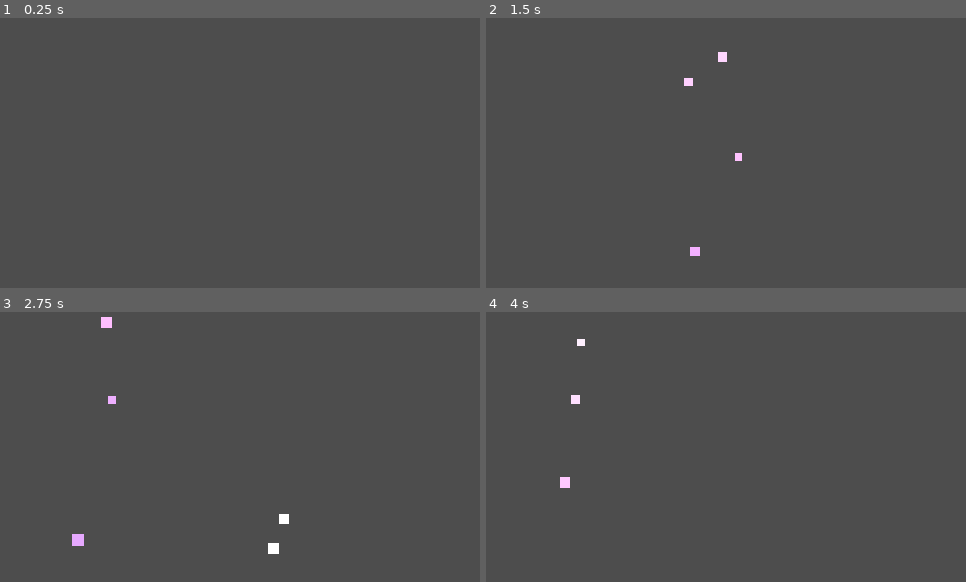
Above: before the commit, frames 1-4 (two rows, left to right).
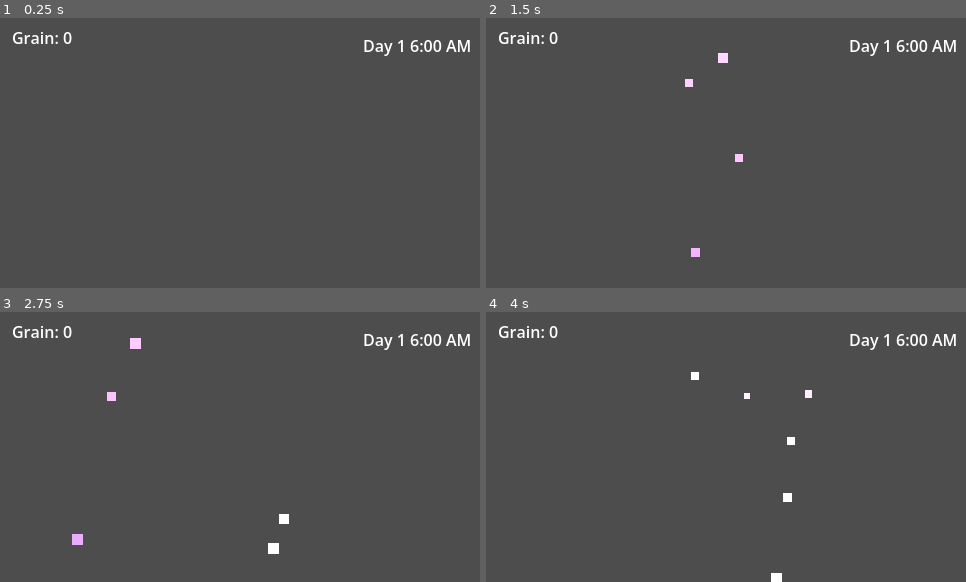
Above: after the commit, the same moments.

Repository: Steveo7711/FieldsOfGlow
Game: Godot game, scene res://scenes/fields/Field1.tscn
The game is run twice, just before and just after one commit, with the same random seed, the same clock (stepped at 60 frames per second) and the same inputs. The engine's default icon, where the game draws it, is replaced by a stand-in: a white triangle on a blue panel in a dark square.
Inputs:
- Up to frame 1 (0.25 s): no input
- Up to frame 2 (1.5 s): tap Enter at 0.5 s; hold D (move_right) 0.53-1.28 s; hold E (interact) 0.53-1.28 s; hold S (move_down) from 1.28 s (still down); tap E (interact) at 1.35 s
- Up to frame 3 (2.75 s): release S (move_down) at 2.03 s; hold D (move_right) from 2.03 s (still down); hold E (interact) from 2.03 s (still down)
- Up to frame 4 (4 s): release D (move_right) at 2.78 s; release E (interact) at 2.78 s; hold W (move_up) 2.78-3.53 s; tap E (interact) at 2.85 s; hold A (move_left) from 3.53 s (still down); hold E (interact) from 3.53 s (still down)

The runs differ from the first frame. In frame 1, 0.7% of the frame differs, in the area x 2-98%, y 5-15%; in frame 2, 0.8%; in frame 3, 1.0%; in frame 4, 1.2%, in the area x 2-98%, y 5-100%.

Commit message:
Phase 3 Card 1: HUD working, harvest prompt, resource display, field config

Diff:
--- a/autoloads/GameManager.gd
+++ b/autoloads/GameManager.gd
@@ -3,8 +3,28 @@
 enum GameState { PLAYING, PAUSED, RETURNING }
 
 var current_state: GameState = GameState.PLAYING
-var current_field: String = "Field1"
+var current_field: String = "field1"
+
+func _ready() -> void:
+	EventBus.game_state_changed.connect(_on_game_state_changed)
 
 func set_state(new_state: GameState) -> void:
 	current_state = new_state
 	EventBus.game_state_changed.emit(current_state)
+
+func _on_game_state_changed(state: GameState) -> void:
+	match state:
+		GameState.PAUSED:
+			TimeManager.pause()
+		GameState.PLAYING:
+			TimeManager.resume()
+
+func change_field(field_id: String) -> void:
+	current_field = field_id
+	DataManager.save()
+	var field_path = "res://scenes/fields/%s.tscn" % field_id.capitalize()
+	get_tree().change_scene_to_file(field_path)
+
+func _input(event: InputEvent) -> void:
+	if event.is_action_pressed("ui_cancel"):
+		DataManager.save()
--- a/autoloads/TimeManager.gd
+++ b/autoloads/TimeManager.gd
@@ -1,6 +1,6 @@
 extends Node
 
-const TICK_INTERVAL: float = 30.0
+const TICK_INTERVAL: float = 3.0
 const TICKS_PER_HOUR: int = 2
 const HOURS_PER_DAY: int = 24
 
--- a/scenes/Player/player.tscn
+++ b/scenes/Player/player.tscn
@@ -16,7 +16,7 @@
 [sub_resource type="CircleShape2D" id="CircleShape2D_1kbk7"]
 radius = 40.0
 
-[node name="Player" type="CharacterBody2D" unique_id=1924952034]
+[node name="Player" type="CharacterBody2D" unique_id=1924952034 groups=["player"]]
 script = ExtResource("1_cyojo")
 
 [node name="CollisionShape2D" type="CollisionShape2D" parent="." unique_id=1788573101]
--- a/scenes/fields/Field1.gd
+++ b/scenes/fields/Field1.gd
@@ -1,4 +1,8 @@
 extends Node2D
 
+@export var field_config: FieldConfig
+
 func _ready() -> void:
-	pass
+	if field_config:
+		print("Loaded field: ", field_config.field_name)
+	DataManager.load()
--- a/scenes/fields/Field1.tscn
+++ b/scenes/fields/Field1.tscn
@@ -2,12 +2,14 @@
 
 [ext_resource type="Texture2D" uid="uid://dh201hgplqf6c" path="res://icon.svg" id="1_1ovnd"]
 [ext_resource type="Script" uid="uid://bfj8qiwfeim2u" path="res://scenes/fields/Field1.gd" id="1_803vu"]
+[ext_resource type="Resource" uid="uid://cl33u60s7yomf" path="res://scripts/resources/fields/field1_config.tres" id="2_elteb"]
 [ext_resource type="PackedScene" uid="uid://brew6757gp78x" path="res://scenes/Player/player.tscn" id="2_jmxhy"]
 [ext_resource type="Script" uid="uid://d2ys6vplw8kte" path="res://scripts/fields/DayNightCycle.gd" id="3_dsrp2"]
 [ext_resource type="PackedScene" uid="uid://bdhcbc5d7g2t3" path="res://scenes/crops/CropTile.tscn" id="6_xdnyi"]
 [ext_resource type="PackedScene" uid="uid://bm86118qsp8ys" path="res://scenes/spirits/Sunbell.tscn" id="6_y0a3u"]
 [ext_resource type="PackedScene" uid="uid://d0w5v5ep3xsmh" path="res://scenes/spirits/Wispkin.tscn" id="7_elteb"]
 [ext_resource type="PackedScene" uid="uid://ca877bboyofbf" path="res://scenes/spirits/Glimmerling.tscn" id="8_i7jnl"]
+[ext_resource type="PackedScene" uid="uid://dj5dttoixl5dh" path="res://scenes/ui/HUD.tscn" id="10_i7jnl"]
 
 [sub_resource type="TileSetAtlasSource" id="TileSetAtlasSource_jmxhy"]
 texture = ExtResource("1_1ovnd")
@@ -47,6 +49,7 @@
 
 [node name="Field1" type="Node2D" unique_id=71119319]
 script = ExtResource("1_803vu")
+field_config = ExtResource("2_elteb")
 
 [node name="TileMapLayer" type="TileMapLayer" parent="." unique_id=1096884257]
 tile_set = SubResource("TileSet_803vu")
@@ -94,7 +97,40 @@
 position = Vector2(108, 117)
 
 [node name="CropTile" parent="." unique_id=280209015 instance=ExtResource("6_xdnyi")]
-position = Vector2(81, 85)
+position = Vector2(214, 167)
+
+[node name="CropTile2" parent="." unique_id=58234127 instance=ExtResource("6_xdnyi")]
+position = Vector2(168, 80)
+
+[node name="CropTile3" parent="." unique_id=1326378150 instance=ExtResource("6_xdnyi")]
+position = Vector2(367, 83)
+
+[node name="CropTile4" parent="." unique_id=775890552 instance=ExtResource("6_xdnyi")]
+position = Vector2(399, 223)
+
+[node name="CropTile5" parent="." unique_id=1294111582 instance=ExtResource("6_xdnyi")]
+position = Vector2(79, 216)
+
+[node name="CropTile6" parent="." unique_id=446233158 instance=ExtResource("6_xdnyi")]
+position = Vector2(57, 51)
+
+[node name="CropTile7" parent="." unique_id=1819526931 instance=ExtResource("6_xdnyi")]
+position = Vector2(275, 138)
+
+[node name="CropTile8" parent="." unique_id=1852666473 instance=ExtResource("6_xdnyi")]
+position = Vector2(276, 55)
+
+[node name="CropTile9" parent="." unique_id=1672873434 instance=ExtResource("6_xdnyi")]
+position = Vector2(371, 153)
+
+[node name="CropTile10" parent="." unique_id=1678914718 instance=ExtResource("6_xdnyi")]
+position = Vector2(28, 155)
+
+[node name="CropTile11" parent="." unique_id=1008465217 instance=ExtResource("6_xdnyi")]
+position = Vector2(148, 160)
+
+[node name="CropTile12" parent="." unique_id=871354232 instance=ExtResource("6_xdnyi")]
+position = Vector2(148, 160)
 
 [node name="Sunbell" parent="." unique_id=2025895094 instance=ExtResource("6_y0a3u")]
 position = Vector2(381, 81)
@@ -104,3 +140,5 @@
 
 [node name="Glimmerling" parent="." unique_id=679351783 instance=ExtResource("8_i7jnl")]
 position = Vector2(161, 62)
+
+[node name="Hud" parent="." unique_id=2004664711 instance=ExtResource("10_i7jnl")]
--- /dev/null
+++ b/scenes/ui/HUD.tscn
@@ -0,0 +1,67 @@
+[gd_scene format=3 uid="uid://dj5dttoixl5dh"]
+
+[ext_resource type="Script" uid="uid://c1egfl36jrtos" path="res://scripts/ui/Hud.gd" id="1_atyv1"]
+[ext_resource type="FontFile" uid="uid://ceeppnbw5np1q" path="res://resources/fonts/MatrixtypeDisplayBold-6R4e6.ttf" id="2_6ll6g"]
+
+[sub_resource type="LabelSettings" id="LabelSettings_ig75s"]
+font = ExtResource("2_6ll6g")
+font_size = 8
+
+[node name="Hud" type="CanvasLayer" unique_id=2004664711]
+script = ExtResource("1_atyv1")
+
+[node name="Control" type="Control" parent="." unique_id=186685892]
+layout_mode = 3
+anchors_preset = 15
+anchor_right = 1.0
+anchor_bottom = 1.0
+grow_horizontal = 2
+grow_vertical = 2
+
+[node name="ResourceDisplay" type="HBoxContainer" parent="Control" unique_id=148184079]
+layout_mode = 1
+offset_left = 8.0
+offset_top = 8.0
+offset_right = 13.0
+offset_bottom = 31.0
+
+[node name="ResourceIcon" type="TextureRect" parent="Control/ResourceDisplay" unique_id=1091705541]
+layout_mode = 2
+
+[node name="ResourceLabel" type="Label" parent="Control/ResourceDisplay" unique_id=1873670593]
+layout_mode = 2
+
+[node name="TimeDisplay" type="HBoxContainer" parent="Control" unique_id=1998792536]
+layout_mode = 1
+anchors_preset = 1
+anchor_left = 1.0
+anchor_right = 1.0
+offset_left = -48.0
+offset_top = 8.0
+offset_right = -8.0
+offset_bottom = 48.0
+grow_horizontal = 0
+
+[node name="DayLabel" type="Label" parent="Control/TimeDisplay" unique_id=1249349479]
+layout_mode = 2
+
+[node name="TimeLabel" type="Label" parent="Control/TimeDisplay" unique_id=368651691]
+layout_mode = 2
+
+[node name="HarvestPrompt" type="Label" parent="Control" unique_id=1779094485]
+visible = false
+layout_mode = 1
+anchors_preset = 7
+anchor_left = 0.5
+anchor_top = 1.0
+anchor_right = 0.5
+anchor_bottom = 1.0
+offset_left = -70.0
+offset_top = -23.0
+offset_right = 70.0
+grow_horizontal = 2
+grow_vertical = 0
+text = "Press E to Harvest"
+label_settings = SubResource("LabelSettings_ig75s")
+horizontal_alignment = 1
+vertical_alignment = 1
--- a/scripts/crops/CropTile.gd
+++ b/scripts/crops/CropTile.gd
@@ -48,11 +48,11 @@
 func _advance_stage() -> void:
 	current_stage += 1
 	EventBus.crop_grew.emit(crop_data.crop_id, current_stage)
-	print("Crop grew to stage: ", current_stage)
+
 
 	if current_stage >= crop_data.growth_stages:
 		is_harvestable = true
-		print("Crop is ready to harvest!")
+
 
 func harvest() -> String:
 	if not is_harvestable:
--- /dev/null
+++ b/scripts/resources/FieldConfig.gd
@@ -0,0 +1,10 @@
+class_name FieldConfig
+extends Resource
+
+@export var field_name: String = ""
+@export var field_id: String = ""
+@export var ambient_light_color: Color = Color.WHITE
+@export var allowed_spirits: Array[String] = []
+@export var max_spirits: int = 8
+@export var unlock_condition: String = ""
+@export var next_field: String = ""
--- a/scripts/resources/crops/grain.tres
+++ b/scripts/resources/crops/grain.tres
@@ -6,6 +6,7 @@
 script = ExtResource("1_tq34a")
 crop_name = "Grain"
 crop_id = "grain"
+base_growth_ticks = 1
 preferred_light_color = Color(1, 0.8627451, 0.39215687, 1)
 yield_resource = "grain_bundle"
 metadata/_custom_type_script = "uid://b6f60fgtyr61y"
--- /dev/null
+++ b/scripts/resources/fields/field1_config.tres
@@ -0,0 +1,11 @@
+[gd_resource type="Resource" script_class="FieldConfig" format=3 uid="uid://cl33u60s7yomf"]
+
+[ext_resource type="Script" uid="uid://clmpae55c1iuv" path="res://scripts/resources/FieldConfig.gd" id="1_1g5pr"]
+
+[resource]
+script = ExtResource("1_1g5pr")
+field_name = "Morning Field"
+field_id = "field1"
+allowed_spirits = Array[String](["wispkin", "sunbell", "glimmerling"])
+next_field = "field2"
+metadata/_custom_type_script = "uid://clmpae55c1iuv"
--- /dev/null
+++ b/scripts/ui/Hud.gd
@@ -0,0 +1,57 @@
+extends CanvasLayer
+
+@onready var resource_label: Label = $Control/ResourceDisplay/ResourceLabel
+@onready var day_label: Label = $Control/TimeDisplay/DayLabel
+@onready var time_label: Label = $Control/TimeDisplay/TimeLabel
+@onready var harvest_prompt: Label = $Control/HarvestPrompt
+
+
+# Called when the node enters the scene tree for the first time.
+func _ready() -> void:
+	#Connect up EventBus
+	EventBus.crop_harvested.connect(_on_crop_harvested)
+	EventBus.hour_changed.connect(_on_hour_changed)
+	EventBus.day_changed.connect(_on_day_changed)
+	EventBus.tick_passed.connect(_on_tick)
+
+	#set intials
+	_update_resource_display()
+	time_label.text = TimeManager.get_time_string()
+	day_label.text = "Day %d" % TimeManager.current_day
+
+
+func _on_crop_harvested(_crop_id, _resource, _amount) -> void:
+	_update_resource_display()
+
+func _on_hour_changed(_hour) -> void:
+	time_label.text = TimeManager.get_time_string()
+
+func _on_day_changed(day) -> void:
+	day_label.text = "Day %d" % day
+
+func _on_tick() -> void:
+	_update_resource_display()
+	_check_harvest_prompt()
+
+func _update_resource_display() -> void:
+	var grain = DataManager.get_resource("grain_bundle")
+	resource_label.text = "Grain: %d" % grain
+
+func _check_harvest_prompt() -> void:
+	var crops = get_tree().get_nodes_in_group("crops")
+	var player = get_tree().get_first_node_in_group("player")
+
+	if not player:
+		harvest_prompt.visible = false
+		return
+
+	for crop in crops:
+		var crop_tile = crop as CropTile
+		if crop_tile:
+			if crop_tile.is_harvestable:
+				var distance = player.global_position.distance_to(crop_tile.global_position)
+				if distance < 50.0:
+					harvest_prompt.visible = true
+					return
+
+	harvest_prompt.visible = false
Binary file added: resources/fonts/MatrixtypeDisplayBold-6R4e6.ttf
Not shown, added: resources/fonts/MatrixtypeDisplayBold-6R4e6.ttf.import
Not shown, added: scripts/resources/FieldConfig.gd.uid
Not shown, added: scripts/ui/Hud.gd.uid
